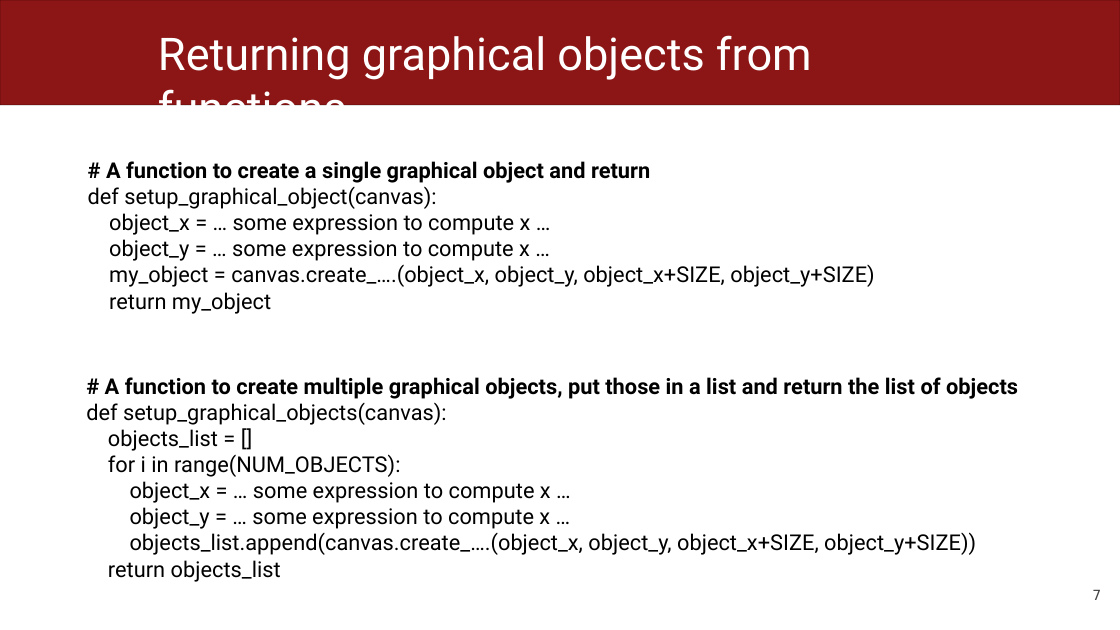
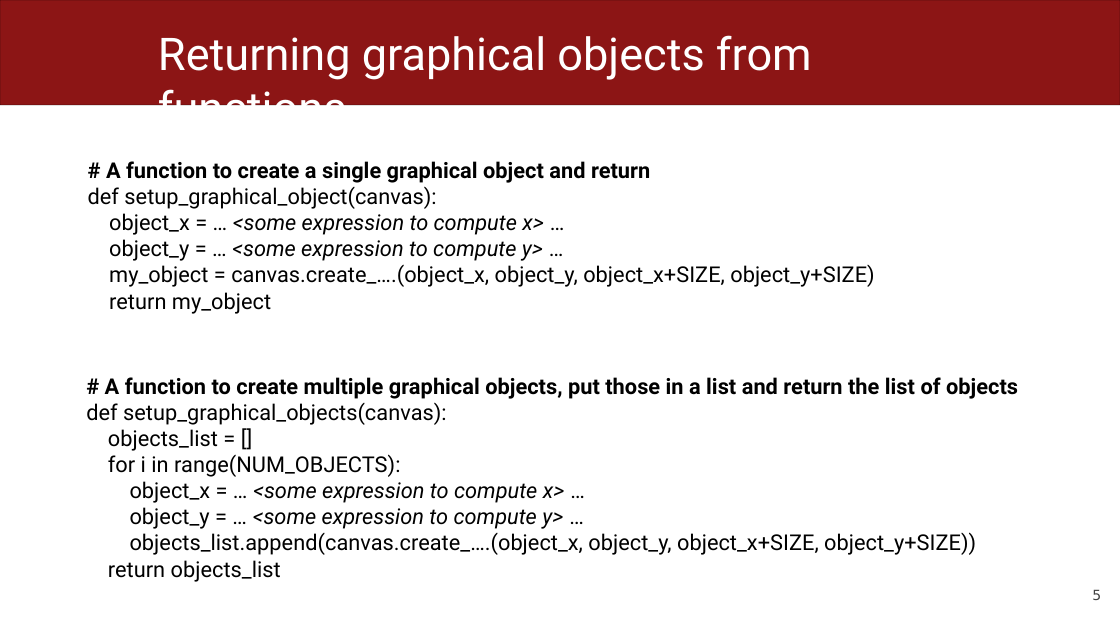
Before and after one commit to csbridge/turkey-21-website, a slide deck: slide 5 of docs/slides/Lecture15.pptx (slide 7 before the commit). Drawn at 1120x630 pixels with LibreOffice and Linux fonts; fonts in the diff are those of the drawing. Boxes give left, top, right and bottom in pixels: in the first picture for what was removed or moved away, otherwise in the second. Text is boxed around its words. In the diff, an @@ line names an element or a change of style, - is before the commit and + after.

Commit message:
Lecture 15 update

```diff
--- a/docs/slides/Lecture15.pptx
+++ b/docs/slides/Lecture15.pptx
@@ text at [109,213,544,261]: text changed; italic on @@
-object_x = … some expression to compute x …
-object_y = … some expression to compute x …
+object_x = … <some expression to compute x> …
+object_y = … <some expression to compute y> …
@@ text at [130,481,565,529]: text changed; italic on @@
-object_x = … some expression to compute x …
-object_y = … some expression to compute x …
+object_x = … <some expression to compute x> …
+object_y = … <some expression to compute y> …
@@ page number at [1092,589,1101,600]: text changed @@
-7
+5
```
Also in this commit, not shown: 3 other slides changed, 2 slides added, 1 other file.
